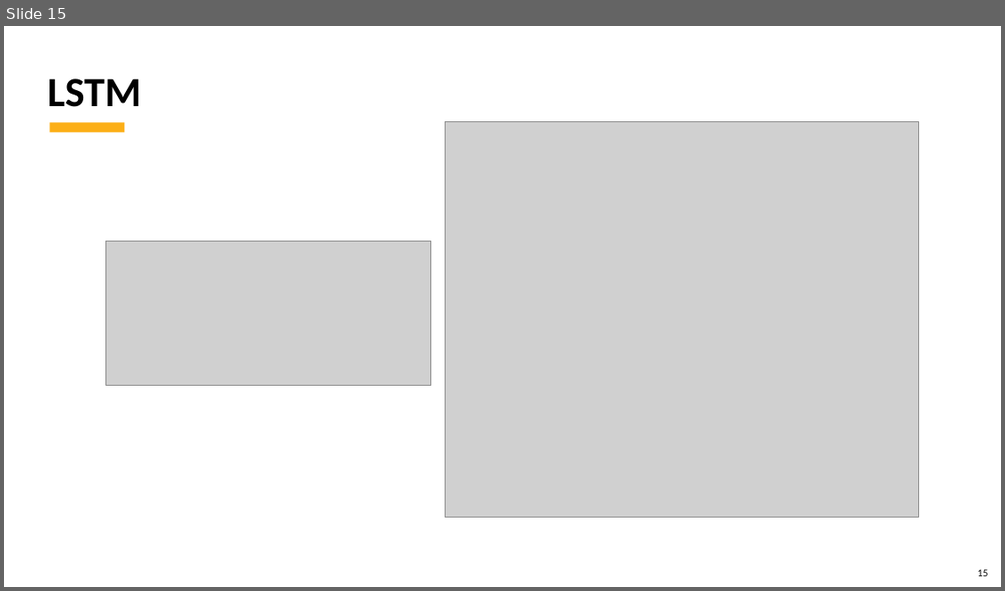
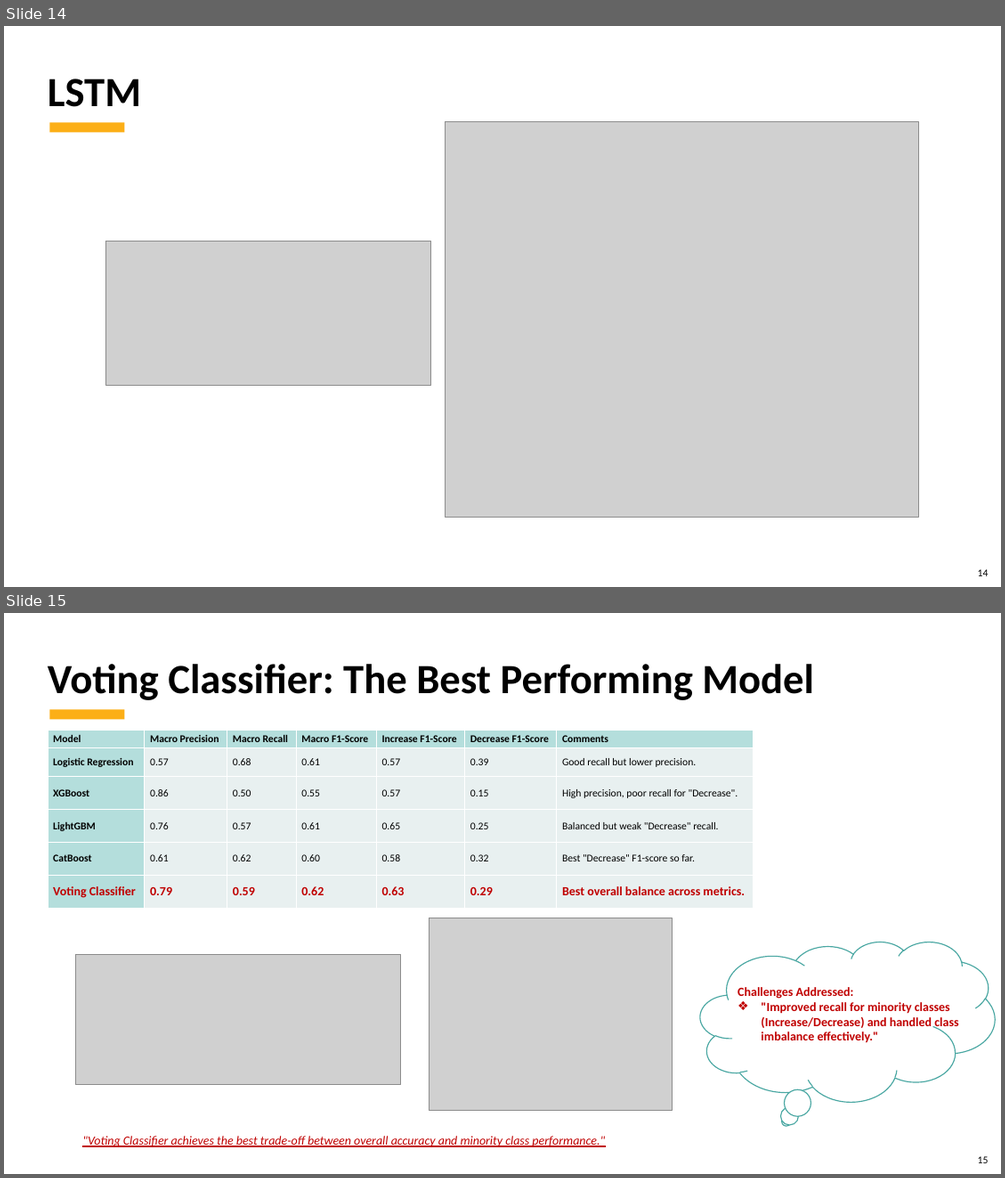
Before and after one commit to kubernetes-world/3666-ANLP-Predicting-ECB-Monetary-Policy, a slide deck: 3666 ANLP - Predicting ECB Monetary Policy.Final Project.pptx. Shown one above the other, each under a label of ours: slide 15 before the commit, slides 14 and 15 after it. The pictures are 1005x591 and 1005x1178 pixels, drawn with LibreOffice and Linux fonts; fonts in the diff are those of the drawing; grey boxes stand for pictures; background and template pictures are left out. Boxes give left, top, right and bottom in pixels: in the first picture for what was removed or moved away, otherwise in the second. Text is boxed around its words. In the diff, an @@ line names an element or a change of style, - is before the commit and + after.

```diff
--- a/3666 ANLP - Predicting ECB Monetary Policy.Final Project.pptx
+++ b/3666 ANLP - Predicting ECB Monetary Policy.Final Project.pptx
@@ slide 15 added at [4, 613, 1001, 1174], background picture (left out); not listed: 2 template elements that a slide beside it also shows @@
@@ text added at [48, 664, 814, 700], 40 pt, text #000000, bold @@
+Voting Classifier: The Best Performing Model
@@ table added at [48, 730, 752, 908], 6 rows, 7 columns @@
+Model | Macro Precision | Macro Recall | Macro F1-Score | Increase F1-Score | Decrease F1-Score | Comments
+Logistic Regression | 0.57 | 0.68 | 0.61 | 0.57 | 0.39 | Good recall but lower precision.
+XGBoost | 0.86 | 0.50 | 0.55 | 0.57 | 0.15 | High precision, poor recall for "Decrease".
+LightGBM | 0.76 | 0.57 | 0.61 | 0.65 | 0.25 | Balanced but weak "Decrease" recall.
+CatBoost | 0.61 | 0.62 | 0.60 | 0.58 | 0.32 | Best "Decrease" F1-score so far.
+Voting Classifier | 0.79 | 0.59 | 0.62 | 0.63 | 0.29 | Best overall balance across metrics.
@@ picture added at [429, 918, 672, 1110] @@
@@ picture added at [75, 955, 400, 1085] @@
@@ thought cloud added at [700, 941, 995, 1102], fill #FFFFFF, outline #49A7A2 1 pt @@
@@ text added at [737, 987, 958, 1043], 12 pt, text #C00000, bold @@
+Challenges Addressed:
+❖ "Improved recall for minority classes (Increase/Decrease) and handled class imbalance effectively."
@@ text added at [82, 1135, 605, 1147], 12 pt, text #C00000, italic, underline @@
+"Voting Classifier achieves the best trade-off between overall accuracy and minority class performance."
@@ what was slide 15 is now slide 14 @@
@@ page number at [978, 569, 988, 576]: text changed @@
-15
+14
```
Also in this commit, not shown: 5 slides changed, 1 other slide added, 1 other file.
